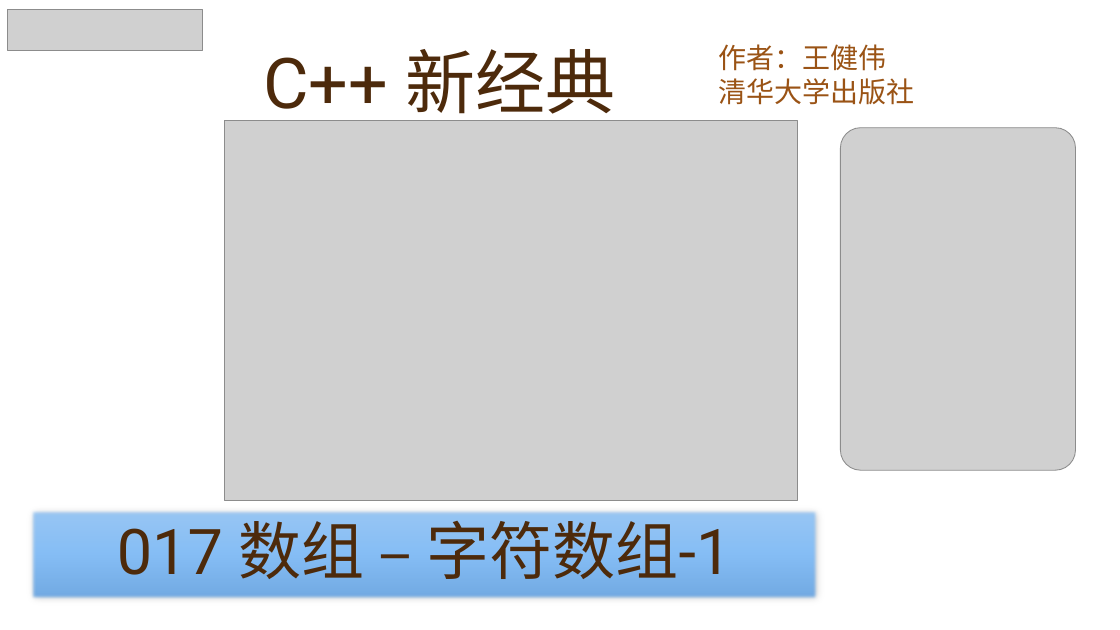
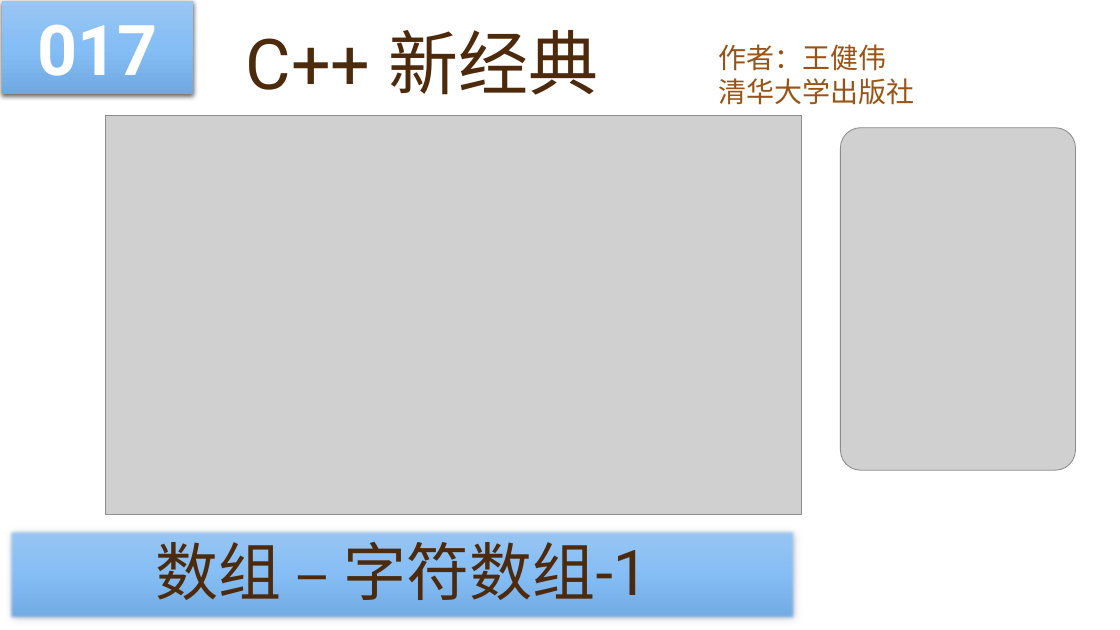
Before and after one commit to yasenstar/learn_cpp, a slide deck: slide 17 of cpp_new/C++ 新经典.pptx. Drawn at 1120x630 pixels with LibreOffice and Linux fonts; fonts in the diff are those of the drawing; grey boxes stand for pictures; background and template pictures are left out. Boxes give left, top, right and bottom in pixels: in the first picture for what was removed or moved away, otherwise in the second. Text is boxed around its words. In the diff, an @@ line names an element or a change of style, - is before the commit and + after.

```diff
--- a/cpp_new/C++ 新经典.pptx
+++ b/cpp_new/C++ 新经典.pptx
@@ rectangle added at [2,1,193,94], fill gradient #9AC6F4 to #86BEF6 to #70A9E1, 60 pt, text #FFFFFF, bold @@
+017
@@ picture removed at [8,9,202,50] @@
@@ title "C++ 新经典" rewrapped from [263,49,616,125] to [246,30,598,95] @@
@@ picture: place and size @@
-picture at [225,121,797,501]
+picture at [105,116,802,515]
@@ rectangle "数组 – 字符数组-1": place and size @@
-rectangle "数组 – 字符数组-1" at [30,508,819,600]
+rectangle "数组 – 字符数组-1" at [8,528,797,620]
@@ text in rectangle at [156,531,649,600]: text changed @@
-017 数组 – 字符数组-1
+数组 – 字符数组-1
```
Also in this commit, not shown: 1 slide removed, 2 other files.
